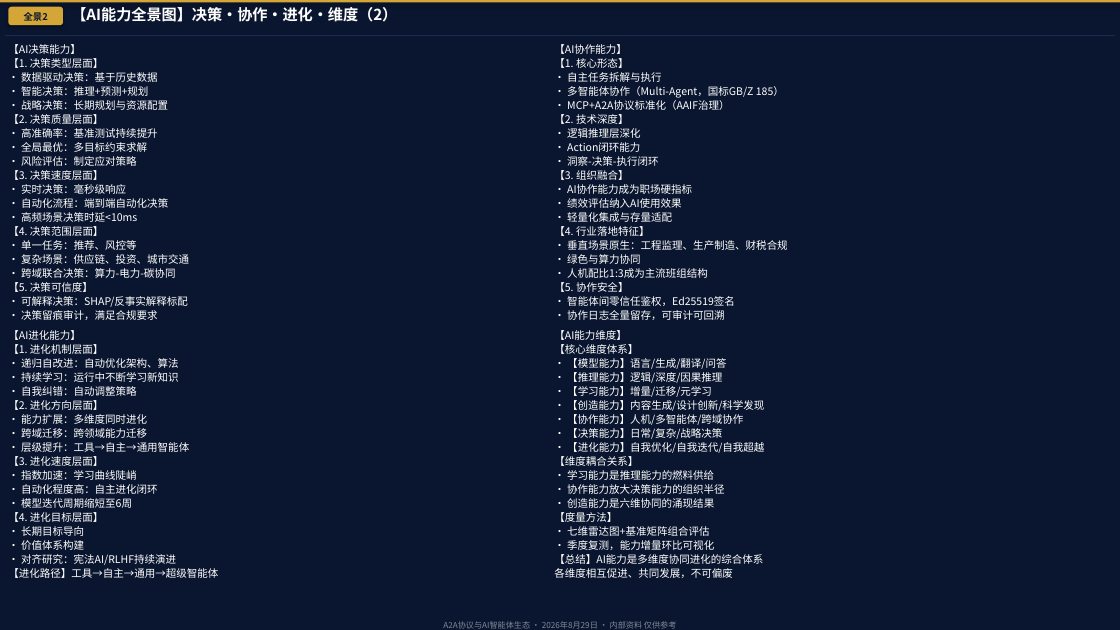
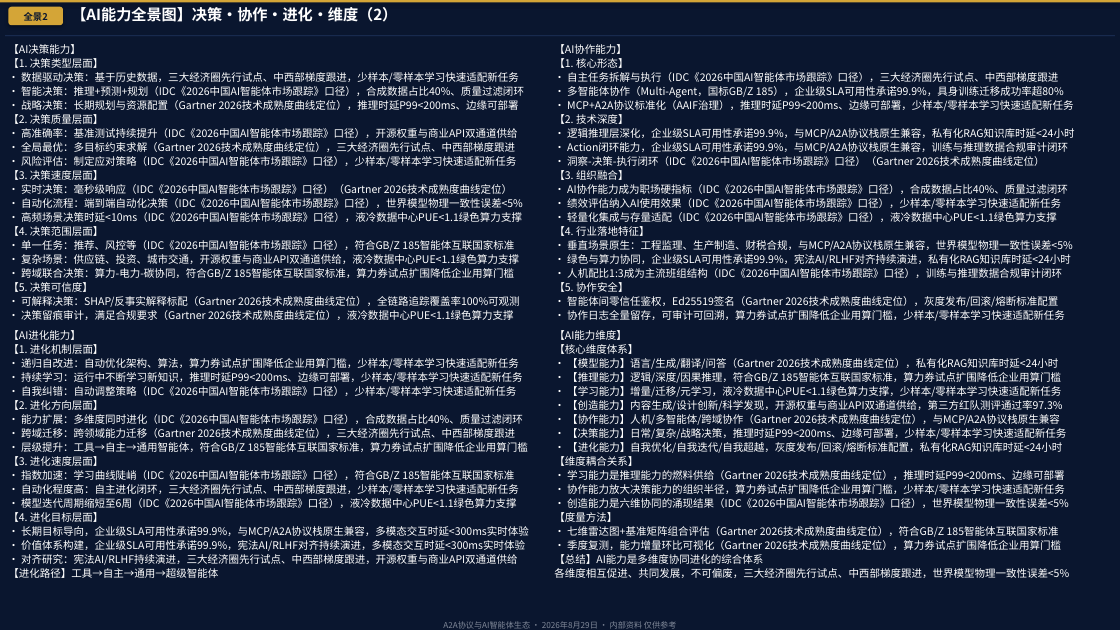
Before and after one commit to Hxdmou/Robot, a slide deck: slide 36 of A2A协议2.0_AI智能体演进路线图_2026_V52_无水印版.pptx. Drawn at 1120x630 pixels with LibreOffice and Linux fonts; fonts in the diff are those of the drawing. Boxes give left, top, right and bottom in pixels: in the first picture for what was removed or moved away, otherwise in the second. Text is boxed around its words. In the diff, an @@ line names an element or a change of style, - is before the commit and + after.

Commit message:
已修改 3 项内容

```diff
--- a/A2A协议2.0_AI智能体演进路线图_2026_V52_无水印版.pptx
+++ b/A2A协议2.0_AI智能体演进路线图_2026_V52_无水印版.pptx
@@ text at (x1=21, y1=72, x2=524, y2=110): text changed @@
-• 数据驱动决策：基于历史数据
-• 智能决策：推理+预测+规划
-• 战略决策：长期规划与资源配置
+• 数据驱动决策：基于历史数据，三大经济圈先行试点、中西部梯度跟进，少样本/零样本学习快速适配新任务
+• 智能决策：推理+预测+规划（IDC《2026中国AI智能体市场跟踪》口径），合成数据占比40%、质量过滤闭环
+• 战略决策：长期规划与资源配置（Gartner 2026技术成熟度曲线定位），推理时延P99<200ms、边缘可部署
@@ text at (x1=567, y1=72, x2=1073, y2=111): text changed @@
-• 自主任务拆解与执行
-• 多智能体协作（Multi-Agent，国标GB/Z 185）
-• MCP+A2A协议标准化（AAIF治理）
+• 自主任务拆解与执行（IDC《2026中国AI智能体市场跟踪》口径），三大经济圈先行试点、中西部梯度跟进
+• 多智能体协作（Multi-Agent，国标GB/Z 185），企业级SLA可用性承诺99.9%，具身训练迁移成功率超80%
+• MCP+A2A协议标准化（AAIF治理），推理时延P99<200ms、边缘可部署，少样本/零样本学习快速适配新任务
@@ text at (x1=21, y1=128, x2=517, y2=167): text changed @@
-• 高准确率：基准测试持续提升
-• 全局最优：多目标约束求解
-• 风险评估：制定应对策略
+• 高准确率：基准测试持续提升（IDC《2026中国AI智能体市场跟踪》口径），开源权重与商业API双通道供给
+• 全局最优：多目标约束求解（Gartner 2026技术成熟度曲线定位），三大经济圈先行试点、中西部梯度跟进
+• 风险评估：制定应对策略（IDC《2026中国AI智能体市场跟踪》口径），少样本/零样本学习快速适配新任务
@@ text at (x1=567, y1=128, x2=1074, y2=166): text changed @@
-• 逻辑推理层深化
-• Action闭环能力
-• 洞察-决策-执行闭环
+• 逻辑推理层深化，企业级SLA可用性承诺99.9%，与MCP/A2A协议栈原生兼容，私有化RAG知识库时延<24小时
+• Action闭环能力，企业级SLA可用性承诺99.9%，与MCP/A2A协议栈原生兼容，训练与推理数据合规审计闭环
+• 洞察-决策-执行闭环（IDC《2026中国AI智能体市场跟踪》口径）（Gartner 2026技术成熟度曲线定位）
@@ text at (x1=21, y1=184, x2=523, y2=222): text changed @@
-• 实时决策：毫秒级响应
-• 自动化流程：端到端自动化决策
-• 高频场景决策时延<10ms
+• 实时决策：毫秒级响应（IDC《2026中国AI智能体市场跟踪》口径）（Gartner 2026技术成熟度曲线定位）
+• 自动化流程：端到端自动化决策（IDC《2026中国AI智能体市场跟踪》口径），世界模型物理一致性误差<5%
+• 高频场景决策时延<10ms（IDC《2026中国AI智能体市场跟踪》口径），液冷数据中心PUE<1.1绿色算力支撑
@@ text at (x1=567, y1=184, x2=1068, y2=222): text changed @@
-• AI协作能力成为职场硬指标
-• 绩效评估纳入AI使用效果
-• 轻量化集成与存量适配
+• AI协作能力成为职场硬指标（IDC《2026中国AI智能体市场跟踪》口径），合成数据占比40%、质量过滤闭环
+• 绩效评估纳入AI使用效果（IDC《2026中国AI智能体市场跟踪》口径），少样本/零样本学习快速适配新任务
+• 轻量化集成与存量适配（IDC《2026中国AI智能体市场跟踪》口径），液冷数据中心PUE<1.1绿色算力支撑
@@ text at (x1=21, y1=240, x2=519, y2=279): text changed @@
-• 单一任务：推荐、风控等
-• 复杂场景：供应链、投资、城市交通
-• 跨域联合决策：算力-电力-碳协同
+• 单一任务：推荐、风控等（IDC《2026中国AI智能体市场跟踪》口径），符合GB/Z 185智能体互联国家标准
+• 复杂场景：供应链、投资、城市交通，开源权重与商业API双通道供给，液冷数据中心PUE<1.1绿色算力支撑
+• 跨域联合决策：算力-电力-碳协同，符合GB/Z 185智能体互联国家标准，算力券试点扩围降低企业用算门槛
@@ text at (x1=567, y1=240, x2=1073, y2=278): text changed @@
-• 垂直场景原生：工程监理、生产制造、财税合规
-• 绿色与算力协同
-• 人机配比1:3成为主流班组结构
+• 垂直场景原生：工程监理、生产制造、财税合规，与MCP/A2A协议栈原生兼容，世界模型物理一致性误差<5%
+• 绿色与算力协同，企业级SLA可用性承诺99.9%，宪法AI/RLHF对齐持续演进，私有化RAG知识库时延<24小时
+• 人机配比1:3成为主流班组结构（IDC《2026中国AI智能体市场跟踪》口径），训练与推理数据合规审计闭环
@@ text at (x1=21, y1=296, x2=519, y2=320): text changed @@
-• 可解释决策：SHAP/反事实解释标配
-• 决策留痕审计，满足合规要求
+• 可解释决策：SHAP/反事实解释标配（Gartner 2026技术成熟度曲线定位），全链路追踪覆盖率100%可观测
+• 决策留痕审计，满足合规要求（Gartner 2026技术成熟度曲线定位），液冷数据中心PUE<1.1绿色算力支撑
@@ text at (x1=567, y1=296, x2=1065, y2=321): text changed @@
-• 智能体间零信任鉴权，Ed25519签名
-• 协作日志全量留存，可审计可回溯
+• 智能体间零信任鉴权，Ed25519签名（Gartner 2026技术成熟度曲线定位），灰度发布/回滚/熔断标准配置
+• 协作日志全量留存，可审计可回溯，算力券试点扩围降低企业用算门槛，少样本/零样本学习快速适配新任务
@@ text at (x1=21, y1=358, x2=523, y2=397): text changed @@
-• 递归自改进：自动优化架构、算法
-• 持续学习：运行中不断学习新知识
-• 自我纠错：自动调整策略
+• 递归自改进：自动优化架构、算法，算力券试点扩围降低企业用算门槛，少样本/零样本学习快速适配新任务
+• 持续学习：运行中不断学习新知识，推理时延P99<200ms、边缘可部署，少样本/零样本学习快速适配新任务
+• 自我纠错：自动调整策略（IDC《2026中国AI智能体市场跟踪》口径），少样本/零样本学习快速适配新任务
@@ text at (x1=567, y1=358, x2=1066, y2=453): text changed @@
-• 【模型能力】语言/生成/翻译/问答
-• 【推理能力】逻辑/深度/因果推理
-• 【学习能力】增量/迁移/元学习
-• 【创造能力】内容生成/设计创新/科学发现
-• 【协作能力】人机/多智能体/跨域协作
-• 【决策能力】日常/复杂/战略决策
-• 【进化能力】自我优化/自我迭代/自我超越
+• 【模型能力】语言/生成/翻译/问答（Gartner 2026技术成熟度曲线定位），私有化RAG知识库时延<24小时
+• 【推理能力】逻辑/深度/因果推理，符合GB/Z 185智能体互联国家标准，算力券试点扩围降低企业用算门槛
+• 【学习能力】增量/迁移/元学习，液冷数据中心PUE<1.1绿色算力支撑，少样本/零样本学习快速适配新任务
+• 【创造能力】内容生成/设计创新/科学发现，开源权重与商业API双通道供给，第三方红队测评通过率97.3%
+• 【协作能力】人机/多智能体/跨域协作（Gartner 2026技术成熟度曲线定位），与MCP/A2A协议栈原生兼容
+• 【决策能力】日常/复杂/战略决策，推理时延P99<200ms、边缘可部署，少样本/零样本学习快速适配新任务
+• 【进化能力】自我优化/自我迭代/自我超越，灰度发布/回滚/熔断标准配置，私有化RAG知识库时延<24小时
@@ text at (x1=21, y1=414, x2=528, y2=453): text changed @@
-• 能力扩展：多维度同时进化
-• 跨域迁移：跨领域能力迁移
-• 层级提升：工具→自主→通用智能体
+• 能力扩展：多维度同时进化（IDC《2026中国AI智能体市场跟踪》口径），合成数据占比40%、质量过滤闭环
+• 跨域迁移：跨领域能力迁移（Gartner 2026技术成熟度曲线定位），三大经济圈先行试点、中西部梯度跟进
+• 层级提升：工具→自主→通用智能体，符合GB/Z 185智能体互联国家标准，算力券试点扩围降低企业用算门槛
@@ text at (x1=21, y1=470, x2=519, y2=508): text changed @@
-• 指数加速：学习曲线陡峭
-• 自动化程度高：自主进化闭环
-• 模型迭代周期缩短至6周
+• 指数加速：学习曲线陡峭（IDC《2026中国AI智能体市场跟踪》口径），符合GB/Z 185智能体互联国家标准
+• 自动化程度高：自主进化闭环，三大经济圈先行试点、中西部梯度跟进，少样本/零样本学习快速适配新任务
+• 模型迭代周期缩短至6周（IDC《2026中国AI智能体市场跟踪》口径），液冷数据中心PUE<1.1绿色算力支撑
@@ text at (x1=567, y1=470, x2=1069, y2=508): text changed @@
-• 学习能力是推理能力的燃料供给
-• 协作能力放大决策能力的组织半径
-• 创造能力是六维协同的涌现结果
+• 学习能力是推理能力的燃料供给（Gartner 2026技术成熟度曲线定位），推理时延P99<200ms、边缘可部署
+• 协作能力放大决策能力的组织半径，算力券试点扩围降低企业用算门槛，少样本/零样本学习快速适配新任务
+• 创造能力是六维协同的涌现结果（IDC《2026中国AI智能体市场跟踪》口径），世界模型物理一致性误差<5%
@@ text at (x1=21, y1=526, x2=529, y2=565): text changed @@
-• 长期目标导向
-• 价值体系构建
-• 对齐研究：宪法AI/RLHF持续演进
+• 长期目标导向，企业级SLA可用性承诺99.9%，与MCP/A2A协议栈原生兼容，多模态交互时延<300ms实时体验
+• 价值体系构建，企业级SLA可用性承诺99.9%，宪法AI/RLHF对齐持续演进，多模态交互时延<300ms实时体验
+• 对齐研究：宪法AI/RLHF持续演进，三大经济圈先行试点、中西部梯度跟进，开源权重与商业API双通道供给
@@ text at (x1=567, y1=526, x2=1062, y2=550): text changed @@
-• 七维雷达图+基准矩阵组合评估
-• 季度复测，能力增量环比可视化
+• 七维雷达图+基准矩阵组合评估（Gartner 2026技术成熟度曲线定位），符合GB/Z 185智能体互联国家标准
+• 季度复测，能力增量环比可视化（Gartner 2026技术成熟度曲线定位），算力券试点扩围降低企业用算门槛
@@ text at (x1=554, y1=568, x2=1069, y2=578): text changed @@
-各维度相互促进、共同发展，不可偏废
+各维度相互促进、共同发展，不可偏废，三大经济圈先行试点、中西部梯度跟进，世界模型物理一致性误差<5%
```
Also in this commit, not shown: 4 other slides changed, 2 other files.
